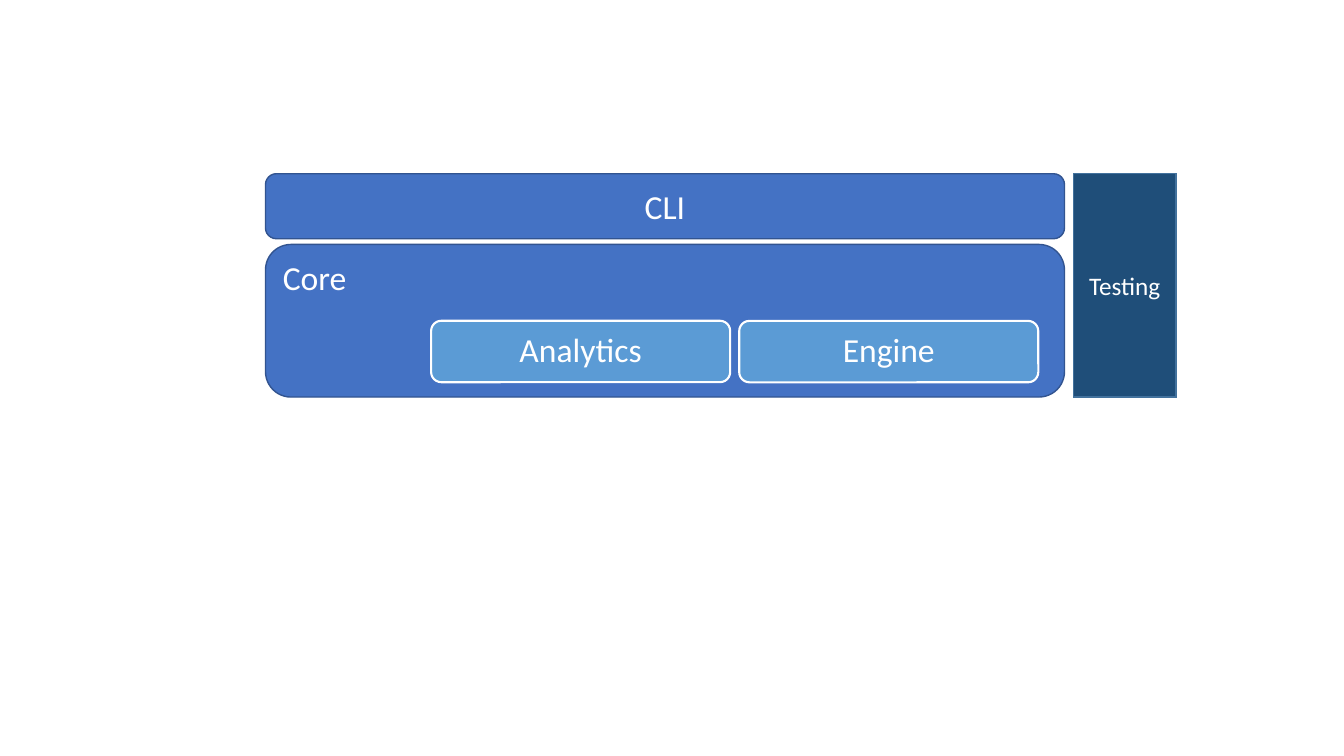
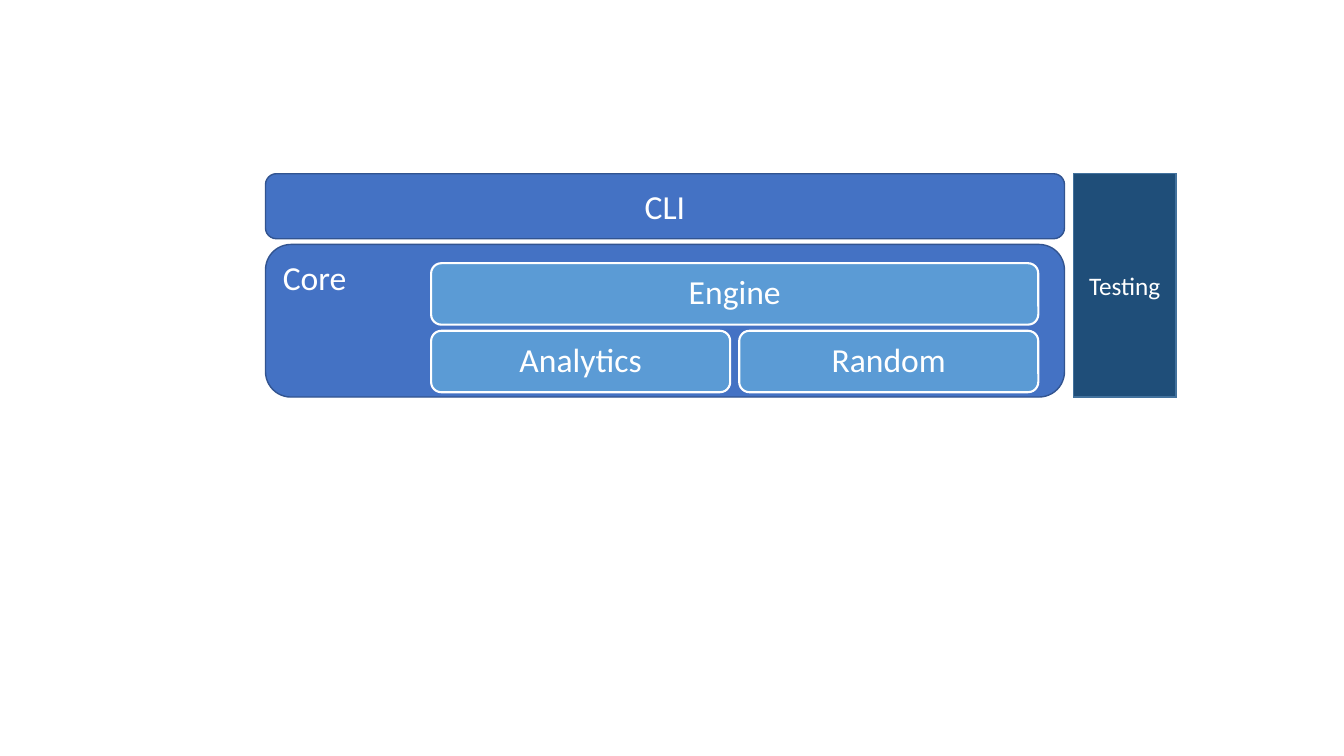
Before and after one commit to fadilmok/MAN-AHL, a slide deck: slide 1 of tex/paper/architecture.pptx. Drawn at 1344x756 pixels with LibreOffice and Linux fonts; fonts in the diff are those of the drawing. Boxes give left, top, right and bottom in pixels: in the first picture for what was removed or moved away, otherwise in the second. Text is boxed around its words. In the diff, an @@ line names an element or a change of style, - is before the commit and + after.

```diff
--- a/tex/paper/architecture.pptx
+++ b/tex/paper/architecture.pptx
@@ rounded rectangle "Engine": place and size @@
-rounded rectangle "Engine" at box(739, 321, 1038, 382)
+rounded rectangle "Engine" at box(432, 263, 1038, 325)
@@ rounded rectangle "Analytics": place and size @@
-rounded rectangle "Analytics" at box(432, 321, 731, 382)
+rounded rectangle "Analytics" at box(432, 331, 731, 392)
@@ rounded rectangle added at box(739, 331, 1038, 392), fill #5B9BD5, outline #FFFFFF 1.5 pt, 24 pt, text #FFFFFF @@
+Random
```
Also in this commit, not shown: 1 other slide changed, 4 other files.
